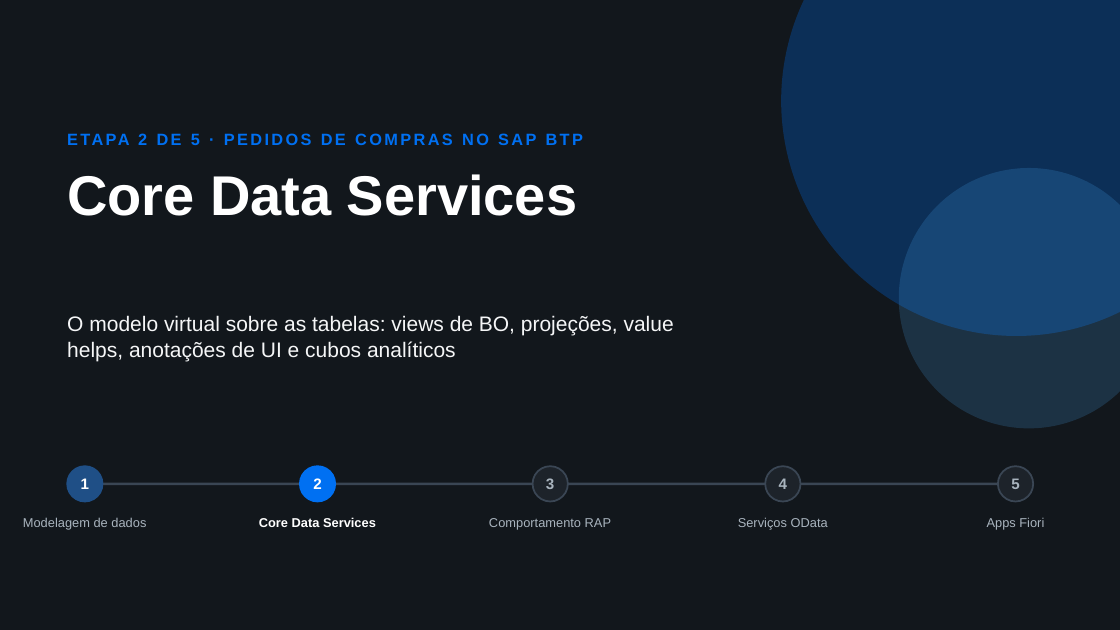
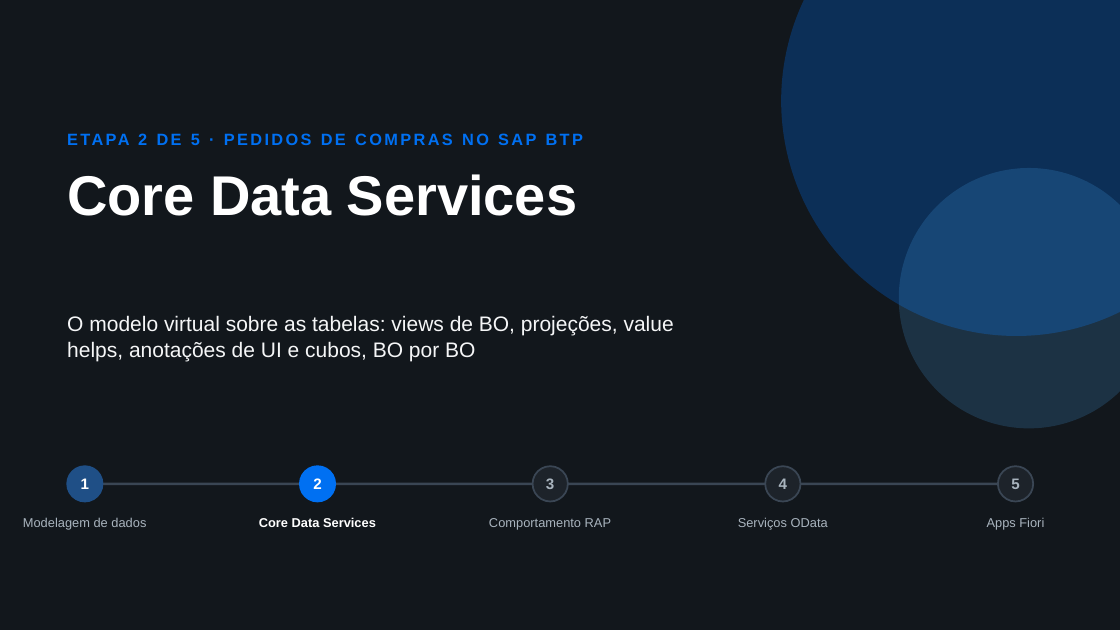
Before and after one commit to AdrianoBispo/sap-abap-rap-pedidos-de-compras-app, a slide deck: slide 1 of docs/apresentacoes/02-core-data-services.pptx. Drawn at 1120x630 pixels with LibreOffice and Linux fonts; fonts in the diff are those of the drawing. Boxes give left, top, right and bottom in pixels: in the first picture for what was removed or moved away, otherwise in the second. Text is boxed around its words. In the diff, an @@ line names an element or a change of style, - is before the commit and + after.

```diff
--- a/docs/apresentacoes/02-core-data-services.pptx
+++ b/docs/apresentacoes/02-core-data-services.pptx
@@ text at [67,315,674,361]: text changed @@
-O modelo virtual sobre as tabelas: views de BO, projeções, value helps, anotações de UI e cubos analíticos
+O modelo virtual sobre as tabelas: views de BO, projeções, value helps, anotações de UI e cubos, BO por BO
```
Also in this commit, not shown: 8 other slides changed, 21 slides added, 1 slide removed, 1 other file.
